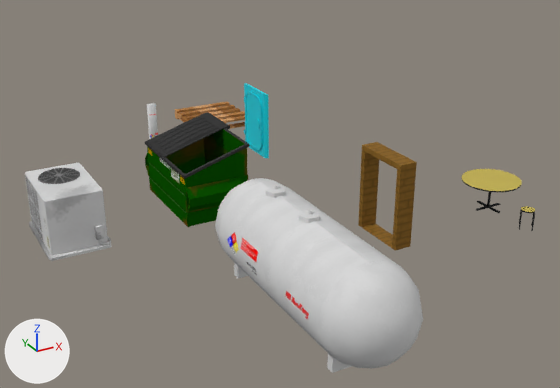
The Blender file Assets/World/C10L1/raw/C10L1_Props.blend: old version first, new version second.
Both versions are drawn from a 50 mm camera at (-15.5, -20.3, 12.7) aimed at (-2.2, 3.9, 0.6). The axes (+X, +Y, +Z) are drawn at lower left. The lights are the same throughout.

The first picture shows 'CargoBay_Pallet', 'Liminal_Doorway', 'Liminal_Table_Head', 'SunRoom_Dumpster', 'SunRoom_Dumpster_Lid', 'SunRoom_HVAC', 'SunRoom_Hatch', 'SunRoom_Tank'.
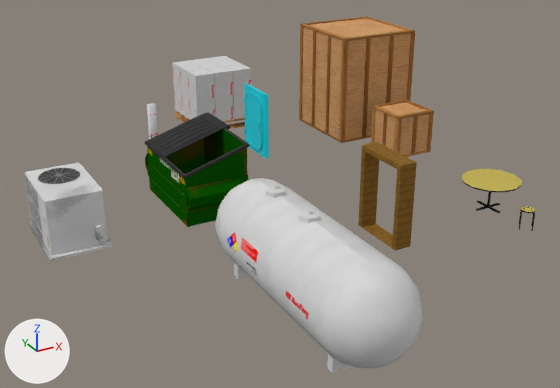
What changed in the scene script:
```text
Add me_cube_008:
    me_cube_008.from_pydata(...)  # 184 vertices, 110 faces; spans x -2.0..2.0, y -2.0..2.0, z 0.0..5.0
    me_cube_008.polygons.foreach_set('use_smooth', [True] * 110)
    me_cube_008.materials.append(mat_trim_planks)  # picture img_trim_crates_png
Add me_cube_010:
    me_cube_010.from_pydata(...)  # 152 vertices, 94 faces; spans x -1.0..1.0, y -1.0..1.0, z 0.0..2.0
    me_cube_010.polygons.foreach_set('use_smooth', [True] * 94)
    me_cube_010.materials.append(mat_trim_planks)  # picture img_trim_crates_png
Add me_cube_007:
    me_cube_007.from_pydata(...)  # 9 vertices, 6 faces; spans x -0.988..-0.012, y 0.012..0.988, z 0.0..1.25
    me_cube_007.materials.append(mat_uv_metal)  # picture img_uv_sunroom_tank_png
Add ob_cargobay_crate_huge:
    ob_cargobay_crate_huge = bpy.data.objects.new('CargoBay_Crate_Huge', me_cube_008)
    ob_cargobay_crate_huge.location = (6.0, 11.0, 0.0)
    _m = ob_cargobay_crate_huge.modifiers.new('Bevel', 'BEVEL')
    _m.width = 0.02
    _m.width_pct = 0.02
    _m.limit_method = 'WEIGHT'
Add ob_cargobay_crate_cube:
    ob_cargobay_crate_cube = bpy.data.objects.new('CargoBay_Crate_Cube', me_cube_010)
    ob_cargobay_crate_cube.location = (6.0, 7.0, 0.0)
    _m = ob_cargobay_crate_cube.modifiers.new('Bevel', 'BEVEL')
    _m.width = 0.02
    _m.width_pct = 0.02
    _m.limit_method = 'WEIGHT'
Add ob_cargobay_palletstuff:
    ob_cargobay_palletstuff = bpy.data.objects.new('CargoBay_PalletStuff', me_cube_007)
    ob_cargobay_palletstuff.location = (1.5, 13.5, 0.45)
    _m = ob_cargobay_palletstuff.modifiers.new('X array', 'ARRAY')
    _m.count = 3
    _m.use_constant_offset = True
    _m.constant_offset_displace = (-1.0, 0.0, 0.0)
    _m.use_relative_offset = False
    _m = ob_cargobay_palletstuff.modifiers.new('Y array', 'ARRAY')
    _m.count = 3
    _m.use_constant_offset = True
    _m.constant_offset_displace = (0.0, 1.0, 0.0)
    _m.use_relative_offset = False
    _m = ob_cargobay_palletstuff.modifiers.new('Z array', 'ARRAY')
    _m.use_constant_offset = True
    _m.constant_offset_displace = (0.0, 0.0, 1.25)
    _m.use_relative_offset = False
```

Where the change shows, as pixel boxes (x1, y1, x2, y2) in the pictures (560 x 388 px):
'CargoBay_Crate_Huge', added (brown)
    after: (299, 16, 415, 143)
'CargoBay_PalletStuff', added
    after: (172, 56, 251, 121)
'CargoBay_Crate_Cube', added (brown)
    after: (371, 100, 434, 157)
'CargoBay_Pallet', unchanged, covered by the edit
    before: (175, 101, 245, 129)
    after: (175, 110, 245, 129)
